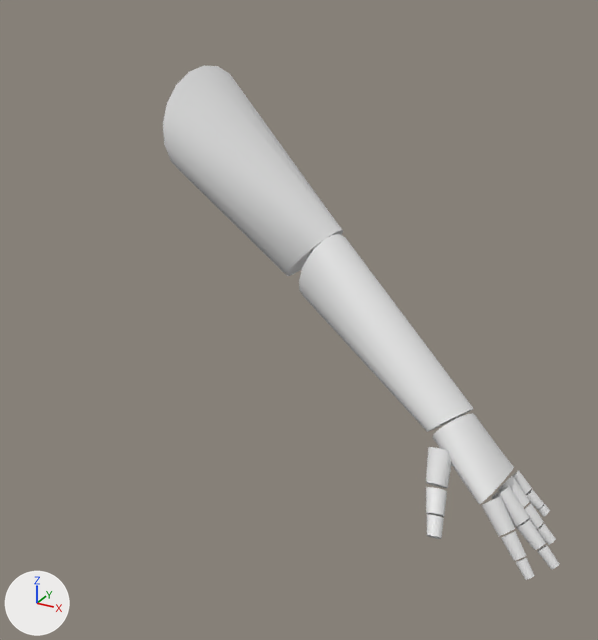
The FBX model Assets/Arms/Arm_Right.fbx as it was, and as the next commit left it.
Both versions are drawn from a 50 mm lens placed at (1.51, -1.81, 2.34), pointed at (0.49, 0.03, 1.42). Lighting does not change. The marker at lower left points along +X, +Y and +Z.

In view in the first picture: 'Bras_Gauche'.
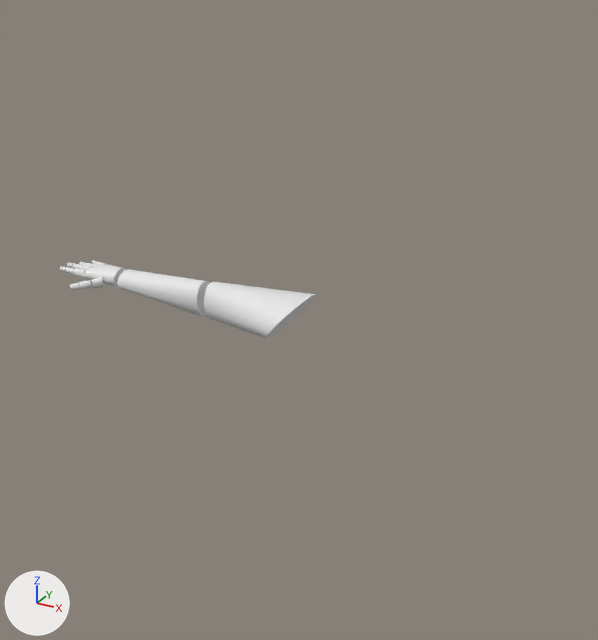
Commit message: Modif Arms Tpose

What differs and where, as boxes (x1, y1, x2, y2) in the pictures (598 x 640 px; the box of a moved part takes in the faces that stretch with it):
'Bras_Gauche', reshaped, moved, turned: before (163, 65, 559, 580); after (59, 260, 316, 338)
part 1 of me_mesh, moved or reshaped: before (492, 486, 529, 527); after (80, 264, 92, 270)
part 2 of me_mesh, moved or reshaped: before (516, 519, 546, 550); after (73, 264, 81, 269)
part 3 of me_mesh, moved or reshaped: before (537, 545, 559, 569); after (67, 263, 74, 268)
part 4 of me_mesh, moved or reshaped: before (537, 524, 556, 545); after (79, 262, 84, 265)
part 5 of me_mesh, moved or reshaped: before (525, 504, 544, 529); after (84, 263, 91, 265)
part 6 of me_mesh, moved or reshaped (not visible afterwards): before (498, 476, 530, 508)
part 7 of me_mesh, moved or reshaped (not visible afterwards): before (513, 470, 532, 495)
part 8 of me_mesh, moved or reshaped: before (526, 489, 544, 510); after (94, 261, 100, 264)
part 9 of me_mesh, moved or reshaped (not visible afterwards): before (538, 504, 550, 517)
part 10 of me_mesh, moved or reshaped: before (433, 413, 514, 504); after (83, 264, 126, 287)
part 11 of me_mesh, moved or reshaped: before (501, 531, 526, 561); after (91, 277, 103, 288)
part 12 of me_mesh, moved or reshaped: before (426, 487, 447, 517); after (79, 280, 92, 289)
part 13 of me_mesh, moved or reshaped: before (481, 496, 515, 536); after (70, 283, 80, 290)
part 14 of me_mesh, moved or reshaped: before (427, 514, 444, 539); after (73, 268, 86, 278)
part 15 of me_mesh, moved or reshaped: before (516, 558, 535, 580); after (65, 267, 75, 274)
part 16 of me_mesh, moved or reshaped: before (426, 447, 452, 488); after (59, 266, 66, 272)
part 17 of me_mesh, rebuilt (38% narrower, 73% shorter): before (163, 65, 343, 276); after (204, 282, 316, 338)
part 18 of me_mesh, rebuilt (47% narrower, 75% shorter): before (299, 234, 474, 432); after (117, 269, 210, 317)

Patch to the scene script:
```diff
--- a/Assets/Arms/Arm_Right.fbx.py
+++ b/Assets/Arms/Arm_Right.fbx.py
@@ me_mesh @@
 # used by ob_bras_gauche; location = (0.802, -0.443, 1.828); rotation_euler = (0.0, -0.879, 0.0), in degrees (0, -50, 0); scale = (0.0254, 0.0254, 0.0254)
-me_mesh.from_pydata(...)  # 648 vertices, 1224 faces; spans x -3.3..3.3, y -12.4..5.4, z -26.8..15.8
+me_mesh.from_pydata(...)  # 648 vertices, 1224 faces; spans x -4.4..2.1, y -13.3..7.8, z -26.8..15.9
+# me_mesh part 1: the loose piece of 36 vertices spanning x 1.5..3.0, y -9.1..-7.6, z -23.4..-20.9 is mirrored in x about the mesh origin
+# me_mesh part 2: the loose piece of 36 vertices spanning x 1.6..2.6, y -9.2..-8.1, z -25.3..-23.3 is mirrored in x about the mesh origin
+# me_mesh part 3: the loose piece of 36 vertices spanning x 1.7..2.4, y -9.3..-8.5, z -26.8..-25.3 is mirrored in x about the mesh origin
+# me_mesh part 4: the loose piece of 36 vertices spanning x 1.6..2.3, y -7.6..-6.8, z -25.9..-24.6 is mirrored in x about the mesh origin
+# me_mesh part 5: the loose piece of 36 vertices spanning x 1.5..2.5, y -7.6..-6.6, z -24.7..-23.1 is mirrored in x about the mesh origin
+# me_mesh part 6: the loose piece of 36 vertices spanning x 1.4..2.8, y -7.6..-6.2, z -23.2..-20.9 is mirrored in x about the mesh origin
+# me_mesh part 7: the loose piece of 36 vertices spanning x 1.6..2.7, y -6.1..-5.1, z -22.9..-21.3 is mirrored in x about the mesh origin
+# me_mesh part 8: the loose piece of 36 vertices spanning x 1.7..2.5, y -6.0..-5.2, z -24.1..-22.8 is mirrored in x about the mesh origin
+# me_mesh part 9: the loose piece of 36 vertices spanning x 1.7..2.4, y -5.9..-5.3, z -24.7..-24.1 is mirrored in x about the mesh origin
+# me_mesh part 10: the loose piece of 36 vertices spanning x 0.3..3.2, y -10.2..-4.4, z -21.0..-15.5 is mirrored in x about the mesh origin
+# me_mesh part 11: the loose piece of 36 vertices spanning x 1.1..2.3, y -11.0..-9.7, z -24.7..-22.8 is multiplied about its middle by the matrix ((0.32, -1.59, 0.246), (-0.644, 0.131, 0.946), (1.437, 0.391, 0.236)), then moved by (-3.1, 0.6, 6.3)
+# me_mesh part 12: the loose piece of 36 vertices spanning x -1.3..0.3, y -11.5..-9.4, z -19.7..-17.7 is multiplied about its middle by the matrix ((-0.872, 0.435, -0.252), (0.504, 0.844, 0.059), (-0.185, 0.079, 0.965)), then moved by (-0.8, -0.7, 0.2)
+# me_mesh part 13: the loose piece of 36 vertices spanning x 1.2..2.8, y -10.6..-8.9, z -23.1..-20.6 is multiplied about its middle by the matrix ((0.221, -0.711, 0.122), (-0.319, -0.01, 0.585), (0.7, 0.202, 0.19)), then moved by (-3.1, -2.7, 2.4)
+# me_mesh part 14: the loose piece of 36 vertices spanning x -1.7..-0.4, y -12.4..-10.7, z -20.5..-18.9 is multiplied about its middle by the matrix ((0.705, 0.453, -0.925), (1.126, -0.419, 0.641), (0.283, 1.367, 0.804)), then moved by (-1.0, 1.7, -2.1)
+# me_mesh part 15: the loose piece of 36 vertices spanning x 1.0..1.9, y -11.2..-10.2, z -25.9..-24.5 is multiplied about its middle by the matrix ((-1.328, 0.061, 0.226), (0.061, 1.347, -0.005), (0.226, -0.005, 1.329)), then moved by (-3.5, 0.3, 1.5)
+# me_mesh part 16: the loose piece of 36 vertices spanning x -0.8..1.7, y -10.1..-7.6, z -18.7..-15.9 is multiplied about its middle by the matrix ((0.291, 0.084, -0.321), (0.289, -0.24, 0.202), (0.169, 0.448, 0.248)), then moved by (-2.5, -1.9, -7.9)
+# me_mesh part 17: the loose piece of 36 vertices spanning x -3.3..3.3, y -5.4..5.4, z -0.7..15.8 is rebuilt with 36 vertices and now spans x -4.4..2.1, y -3.3..7.8, z -0.7..15.9
+# me_mesh part 18: the loose piece of 36 vertices spanning x -3.0..3.3, y -7.9..0.6, z -16.4..-0.5 is rebuilt with 36 vertices and now spans x -3.8..2.0, y -7.7..0.8, z -15.9..-0.6
@@ ob_bras_gauche @@
 ob_bras_gauche = bpy.data.objects.new('Bras_Gauche', me_mesh)
-ob_bras_gauche.location = (0.802, -0.443, 1.828)
-ob_bras_gauche.rotation_euler = (0.0, -0.879, 0.0)  # degrees (0, -50, 0)
+ob_bras_gauche.location = (-0.177, 0.614, 1.119)
+ob_bras_gauche.rotation_euler = (0.262, 1.572, 0.0)  # degrees (15, 90, 0)
 ob_bras_gauche.scale = (0.0254, 0.0254, 0.0254)
```
